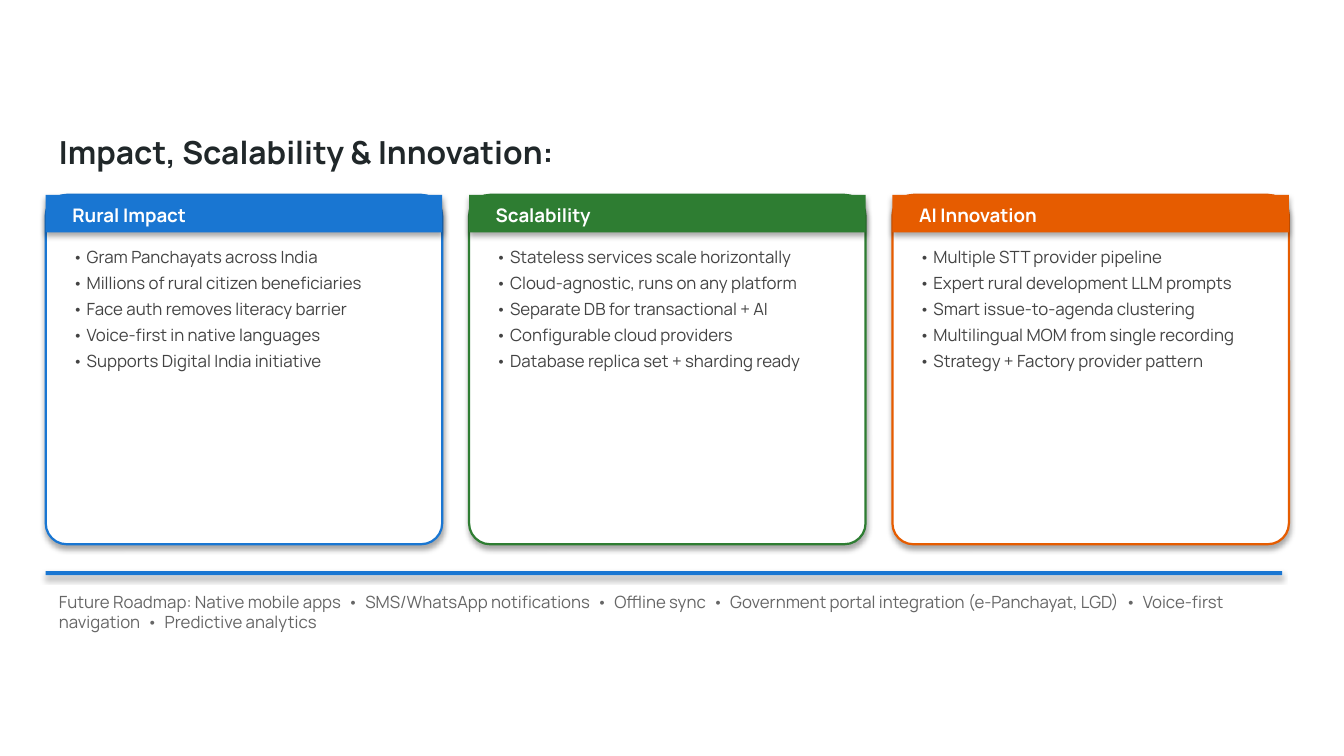
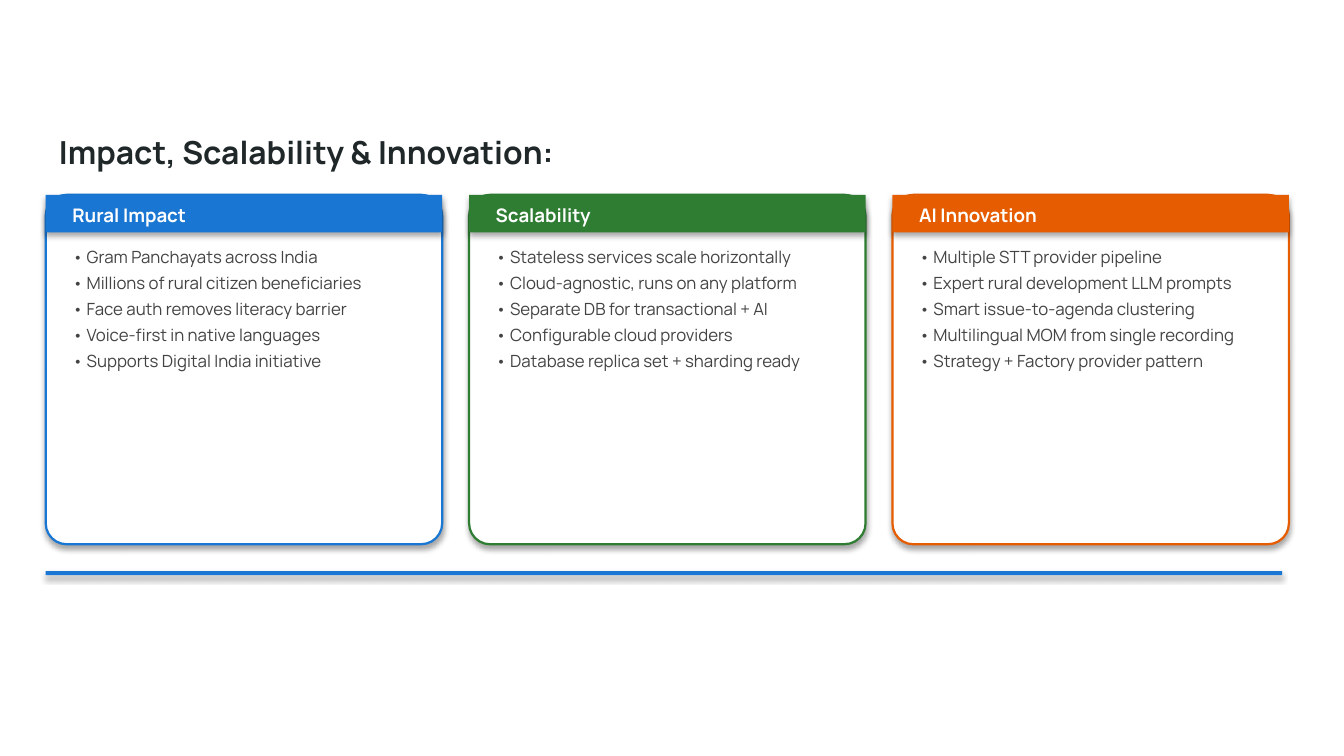
Before and after one commit to anshuljain90/ai4bharat-empowerpanchayat, a slide deck: slide 13 of eGramSabha_Hackathon_Submission.pptx. Drawn at 1344x756 pixels with LibreOffice and Linux fonts; fonts in the diff are those of the drawing; background and template pictures are left out. Boxes give left, top, right and bottom in pixels: in the first picture for what was removed or moved away, otherwise in the second. Text is boxed around its words. In the diff, an @@ line names an element or a change of style, - is before the commit and + after.

```diff
--- a/eGramSabha_Hackathon_Submission.pptx
+++ b/eGramSabha_Hackathon_Submission.pptx
@@ text removed at (59, 593, 1223, 632) @@
-Future Roadmap: Native mobile apps • SMS/WhatsApp notifications • Offline sync • Government portal integration (e-Panchayat, LGD) • Voice-first navigation • Predictive analytics
```
Also in this commit, not shown: 1 other slide changed, 1 slide added, 1 slide removed, 1 other file.
